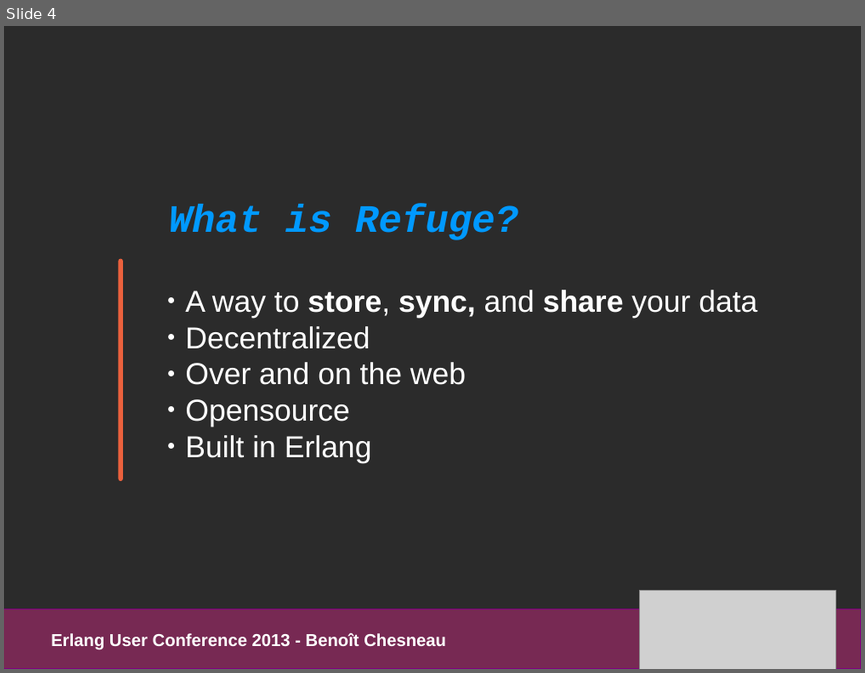
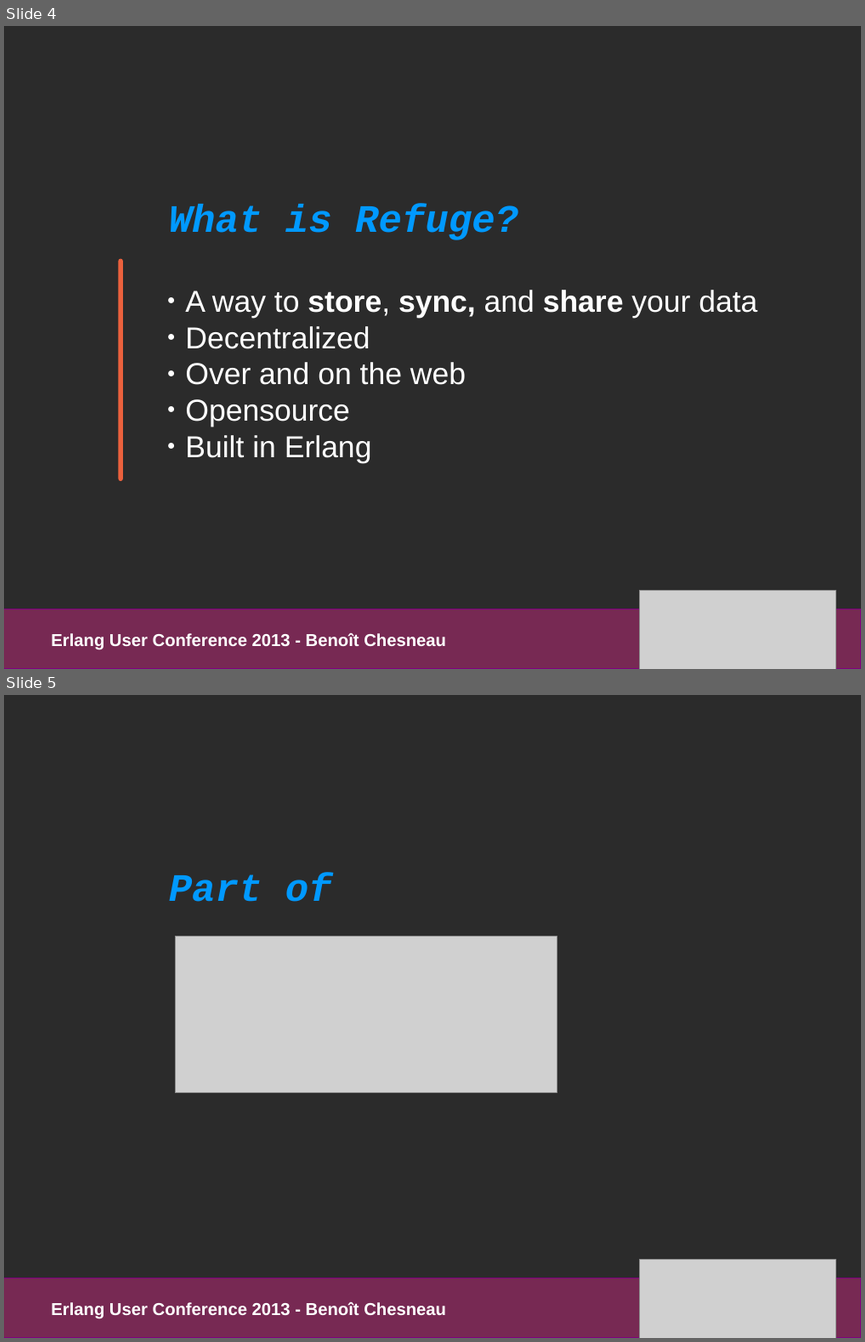
Before and after one commit to refuge/media, a slide deck: slides/pres_refuge_euc2013.odp. Shown one above the other, each under a label of ours: slide 4 before the commit, slides 4 and 5 after it. The pictures are 865x673 and 865x1342 pixels, drawn with LibreOffice and Linux fonts; fonts in the diff are those of the drawing; grey boxes stand for pictures; background and template pictures are left out; a plain dark background stands for a picture behind light text. Boxes give left, top, right and bottom in pixels: in the first picture for what was removed or moved away, otherwise in the second. Text is boxed around its words. In the diff, an @@ line names an element or a change of style, - is before the commit and + after.

```diff
--- a/slides/pres_refuge_euc2013.odp
+++ b/slides/pres_refuge_euc2013.odp
@@ slide 5 added at box(4, 695, 861, 1338), background picture (left out) @@
@@ text added at box(169, 873, 332, 902), 36 pt, text #0099FF, bold, italic @@
+Part of
@@ picture added at box(175, 936, 556, 1092) @@
@@ rectangle added at box(4, 1278, 861, 1338), fill #772953, outline #800080 0 pt @@
@@ picture added at box(640, 1259, 836, 1338) @@
@@ text added at box(51, 1302, 446, 1319), 16 pt, text #FFFFFF, bold @@
+Erlang User Conference 2013 - Benoît Chesneau
```
Also in this commit, not shown: 1 slide changed, 1 other file.
